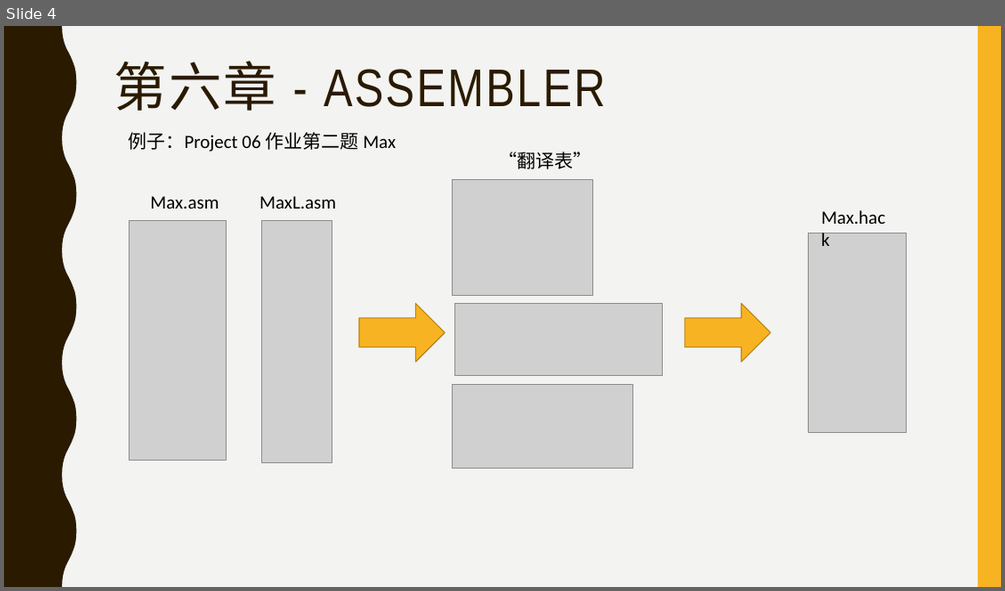
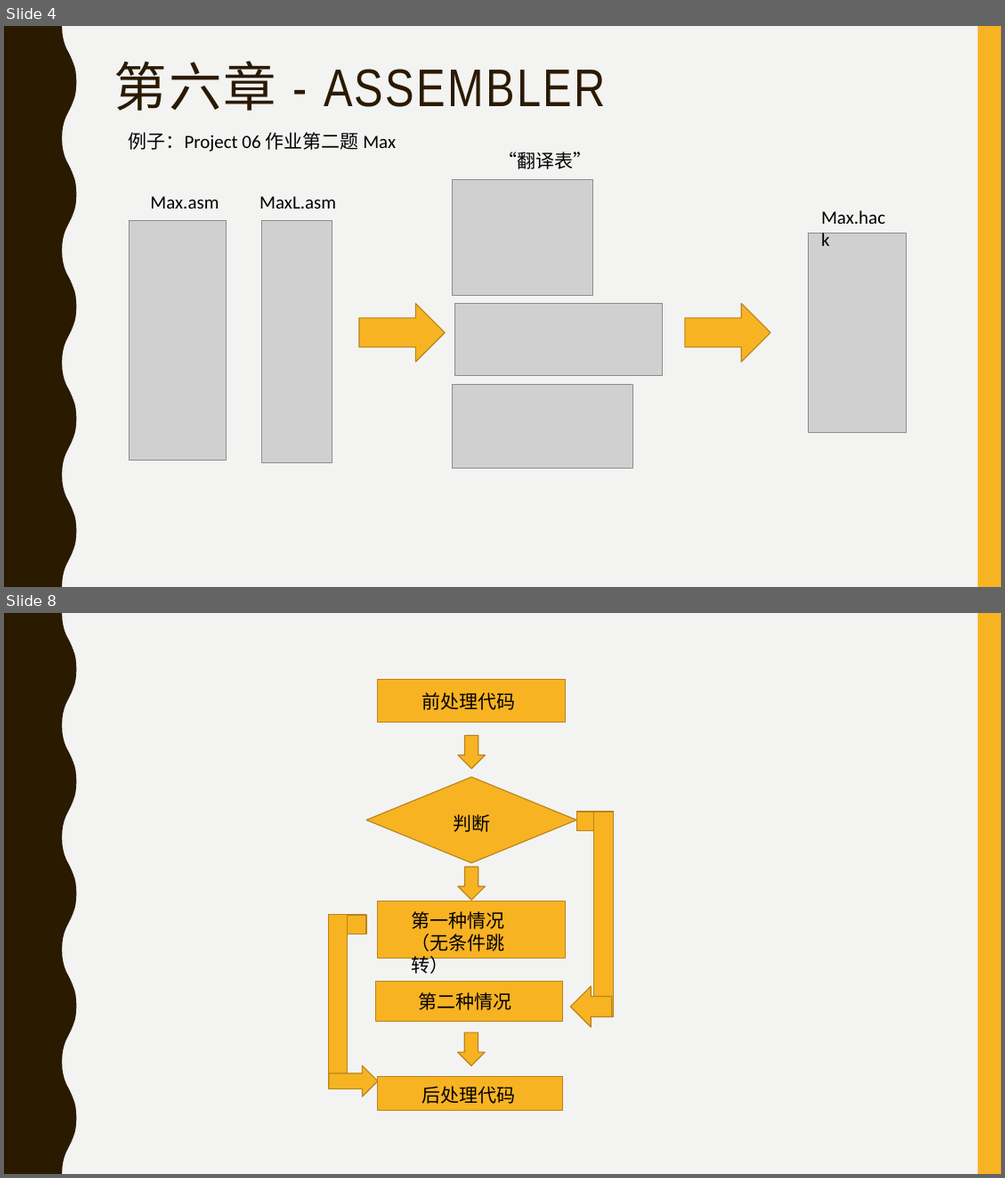
Before and after one commit to jisuansiwei2017/SDCT-2017-Fall, a slide deck: weekly_report/group5/第五组_小组报告_第三周_20171018.pptx. Shown one above the other, each under a label of ours: slide 4 before the commit, slides 4 and 8 after it; the slides between them are not shown. The pictures are 1005x591 and 1005x1178 pixels, drawn with LibreOffice and Linux fonts; fonts in the diff are those of the drawing; grey boxes stand for pictures. Boxes give left, top, right and bottom in pixels: in the first picture for what was removed or moved away, otherwise in the second. Text is boxed around its words. In the diff, an @@ line names an element or a change of style, - is before the commit and + after.

```diff
--- a/weekly_report/group5/第五组_小组报告_第三周_20171018.pptx
+++ b/weekly_report/group5/第五组_小组报告_第三周_20171018.pptx
@@ slide 8 added at [4, 613, 1001, 1174], background #F3F3F2; not listed: 2 template elements that a slide beside it also shows @@
@@ rectangle added at [378, 679, 566, 722], fill #F8B323, outline #B7841A 1 pt @@
@@ text added at [422, 692, 516, 710], 18 pt, text #000000 @@
+前处理代码
@@ down arrow added at [458, 736, 485, 769], fill #F8B323, outline #B7841A 1 pt @@
@@ diamond added at [367, 777, 577, 863], fill #F8B323, outline #B7841A 1 pt @@
@@ text added at [453, 814, 490, 832], 18 pt, text #000000 @@
+判断
@@ rectangle added at [577, 811, 614, 831], fill #F8B323, outline #B7841A 1 pt @@
@@ rectangle added at [593, 811, 614, 1017], fill #F8B323, outline #B7841A 1 pt @@
@@ down arrow added at [458, 867, 485, 900], fill #F8B323, outline #B7841A 1 pt @@
@@ rectangle added at [378, 900, 566, 957], fill #F8B323, outline #B7841A 1 pt @@
@@ rectangle added at [329, 915, 366, 933], fill #F8B323, outline #B7841A 1 pt @@
@@ rectangle added at [329, 915, 348, 1086], fill #F8B323, outline #B7841A 1 pt @@
@@ text added at [411, 911, 504, 951], 18 pt, text #000000 @@
+第一种情况（无条件跳转）
@@ rectangle added at [376, 981, 563, 1022], fill #F8B323, outline #B7841A 1 pt @@
@@ left arrow added at [571, 986, 612, 1027], fill #F8B323, outline #B7841A 1 pt @@
@@ text added at [419, 992, 512, 1010], 18 pt, text #000000 @@
+第二种情况
@@ down arrow added at [458, 1032, 485, 1065], fill #F8B323, outline #B7841A 1 pt @@
@@ right arrow added at [329, 1065, 378, 1096], fill #F8B323, outline #B7841A 1 pt @@
@@ rectangle added at [378, 1077, 563, 1111], fill #F8B323, outline #B7841A 1 pt @@
@@ text added at [422, 1086, 516, 1103], 18 pt, text #000000 @@
+后处理代码
```
Also in this commit, not shown: 1 slide changed, 4 other slides added, 3 slides removed.
